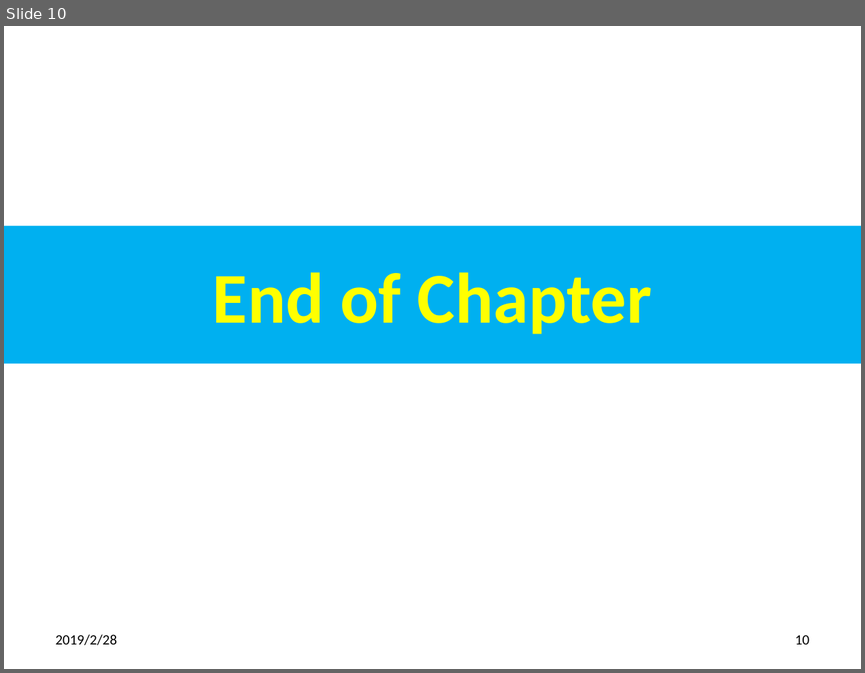
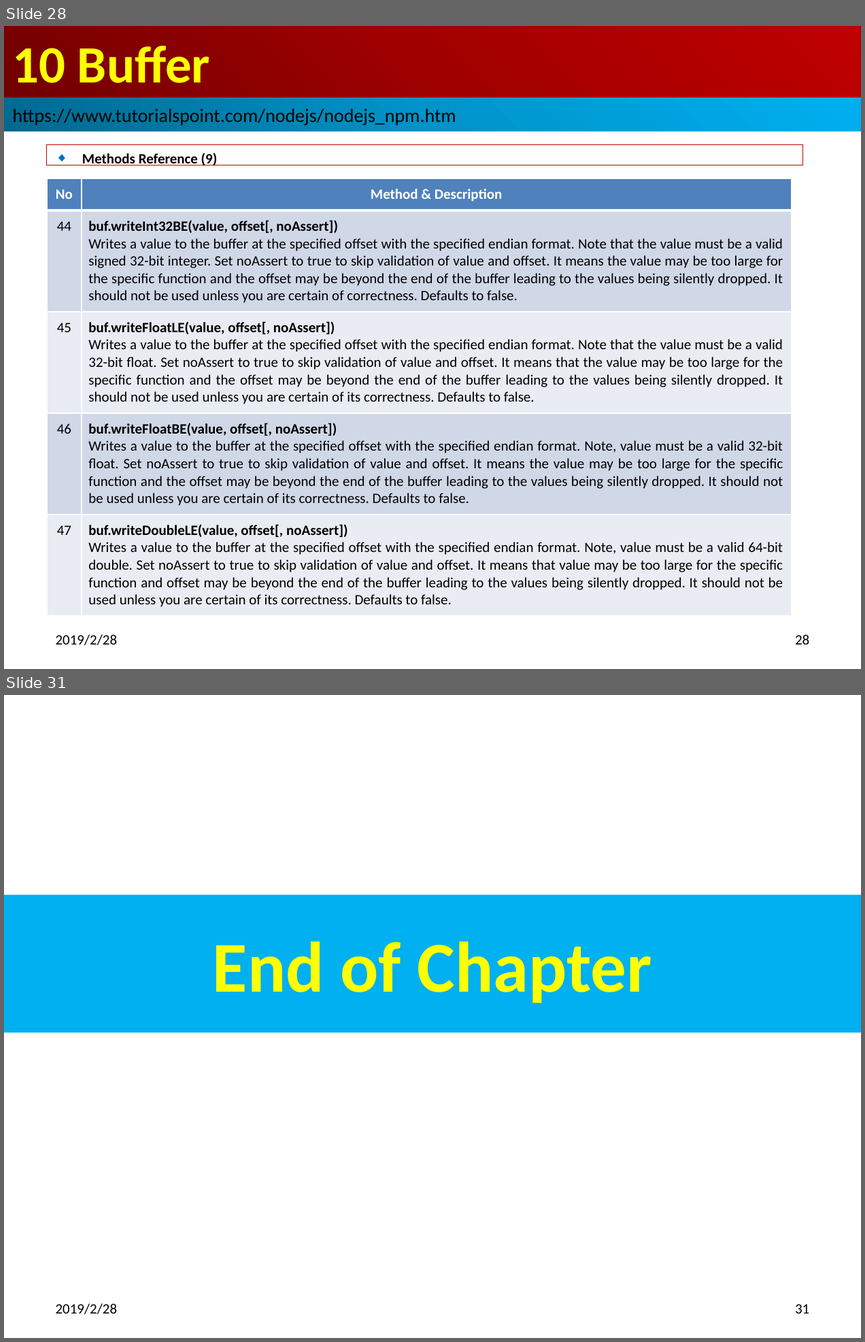
Before and after one commit to peterhchen/100-nodejs-basic, a slide deck: 15_Ch10_Buffer.pptx. Shown one above the other, each under a label of ours: slide 10 before the commit, slides 28 and 31 after it; the slides between them are not shown. The pictures are 865x673 and 865x1342 pixels, drawn with LibreOffice and Linux fonts; fonts in the diff are those of the drawing. Boxes give left, top, right and bottom in pixels: in the first picture for what was removed or moved away, otherwise in the second. Text is boxed around its words. In the diff, an @@ line names an element or a change of style, - is before the commit and + after.

Commit message:
Buffer Operation

```diff
--- a/15_Ch10_Buffer.pptx
+++ b/15_Ch10_Buffer.pptx
@@ slide 28 added at [4, 26, 861, 669], background #FFFFFF @@
@@ title added at [4, 26, 861, 98], fill gradient #720000 to #A20000 to #C00000, 44 pt, text #FFFF00, bold @@
+10 Buffer
@@ rectangle added at [4, 98, 861, 131], fill gradient #00688E to #0094CA to #00B0F0, 16 pt, text #000000 @@
+https://www.tutorialspoint.com/nodejs/nodejs_npm.htm
@@ rectangle added at [47, 145, 802, 165], outline #C00000 0.75 pt, 12 pt, text #000000, bold @@
+◆ Methods Reference (9)
@@ table added at [47, 178, 791, 610], 5 rows, 2 columns @@
+No | Method & Description
+44 | buf.writeInt32BE(value, offset[, noAssert]) / Writes a value to the buffer at the specified offset with the specified endian format. Note that the value must be a valid signed 32-bit integer. Set noAssert to true to skip validation of value and offset. It means the value may be too large for the specific function and the offset may be beyond the end of the buffer leading to the values being silently dropped. It should not be used unless you are certain of correctness. Defaults to false.
+45 | buf.writeFloatLE(value, offset[, noAssert]) / Writes a value to the buffer at the specified offset with the specified endian format. Note that the value must be a valid 32-bit float. Set noAssert to true to skip validation of value and offset. It means that the value may be too large for the specific function and the offset may be beyond the end of the buffer leading to the values being silently dropped. It should not be used unless you are certain of its correctness. Defaults to false.
+46 | buf.writeFloatBE(value, offset[, noAssert]) / Writes a value to the buffer at the specified offset with the specified endian format. Note, value must be a valid 32-bit float. Set noAssert to true to skip validation of value and offset. It means the value may be too large for the specific function and the offset may be beyond the end of the buffer leading to the values being silently dropped. It should not be used unless you are certain of its correctness. Defaults to false.
+47 | buf.writeDoubleLE(value, offset[, noAssert]) / Writes a value to the buffer at the specified offset with the specified endian format. Note, value must be a valid 64-bit double. Set noAssert to true to skip validation of value and offset. It means that value may be too large for the specific function and offset may be beyond the end of the buffer leading to the values being silently dropped. It should not be used unless you are certain of its correctness. Defaults to false.
@@ text added at [56, 634, 118, 645], 12 pt, text #000000 @@
+2019/2/28
@@ page number added at [795, 634, 809, 644], 12 pt, text #000000 @@
+28
@@ what was slide 10 is now slide 31 @@
@@ page number at [795, 1304, 809, 1313]: text changed @@
-10
+31
```
Also in this commit, not shown: 20 other slides added, 5 other files.
